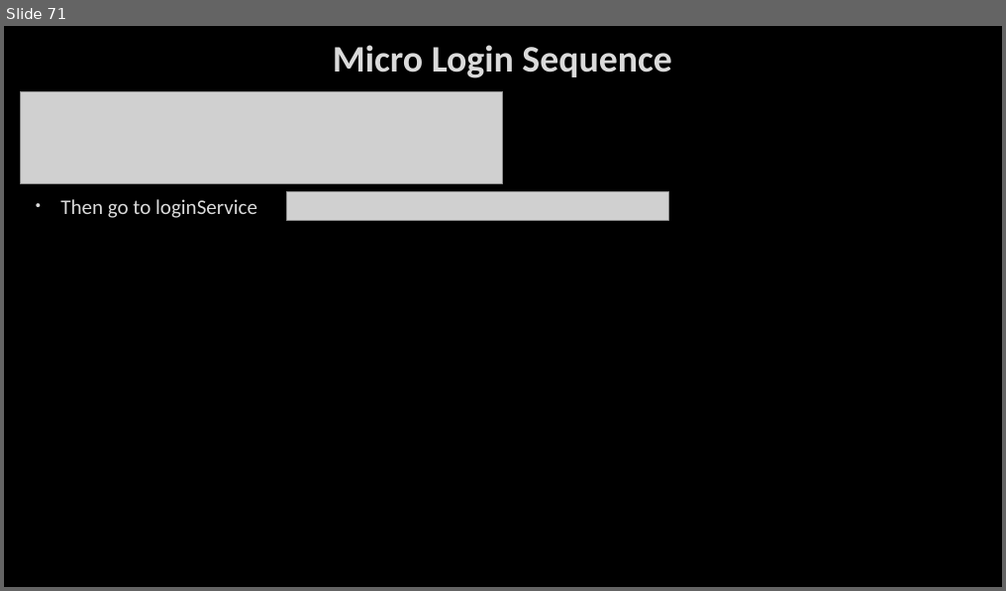
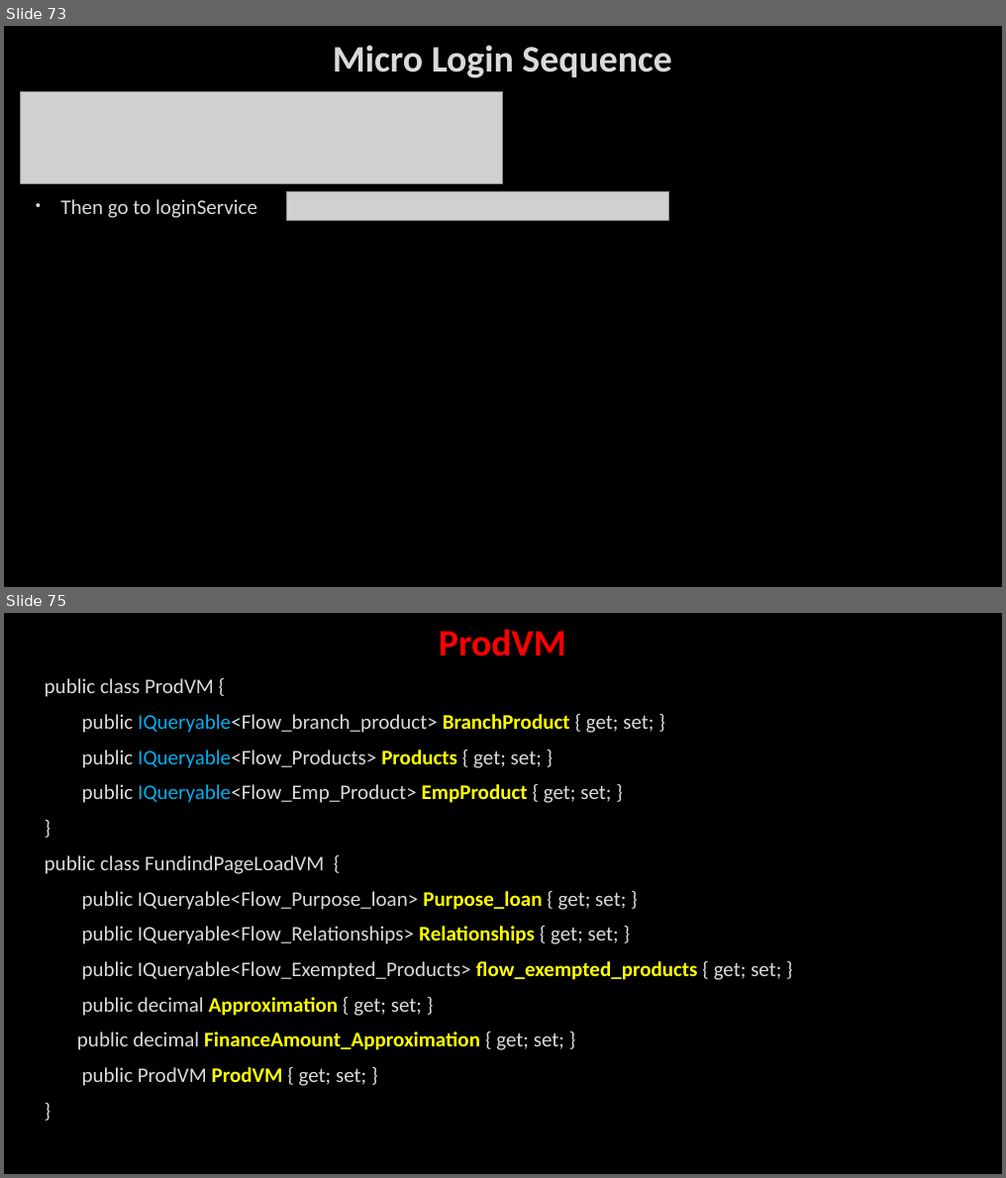
Before and after one commit to AhmedMohamedSamir1/Summary, a slide deck: Dot Net/Business.pptx. Shown one above the other, each under a label of ours: slide 71 before the commit, slides 73 and 75 after it; the slides between them are not shown. The pictures are 1006x591 and 1006x1178 pixels, drawn with LibreOffice and Linux fonts; fonts in the diff are those of the drawing; grey boxes stand for pictures; background and template pictures are left out. Boxes give left, top, right and bottom in pixels: in the first picture for what was removed or moved away, otherwise in the second. Text is boxed around its words. In the diff, an @@ line names an element or a change of style, - is before the commit and + after.

```diff
--- a/Dot Net/Business.pptx
+++ b/Dot Net/Business.pptx
@@ slide 75 added at (4,613,1002,1174), background picture (left out) @@
@@ title added at (439,629,566,657), 36 pt, text #FF0000, bold @@
+ProdVM
@@ text added at (45,678,781,1086), 20 pt, text #DADADA @@
+public class ProdVM {
+public IQueryable<Flow_branch_product> BranchProduct { get; set; }
+public IQueryable<Flow_Products> Products { get; set; }
+public IQueryable<Flow_Emp_Product> EmpProduct { get; set; }
+}
+public class FundindPageLoadVM {
+public IQueryable<Flow_Purpose_loan> Purpose_loan { get; set; }
+public IQueryable<Flow_Relationships> Relationships { get; set; }
+public IQueryable<Flow_Exempted_Products> flow_exempted_products { get; set; }
+public decimal Approximation { get; set; }
+public decimal FinanceAmount_Approximation { get; set; }
+public ProdVM ProdVM { get; set; }
+}
@@ what was slide 71 is now slide 73 @@
```
Also in this commit, not shown: 6 slides changed, 4 other slides added, 4 other files.
